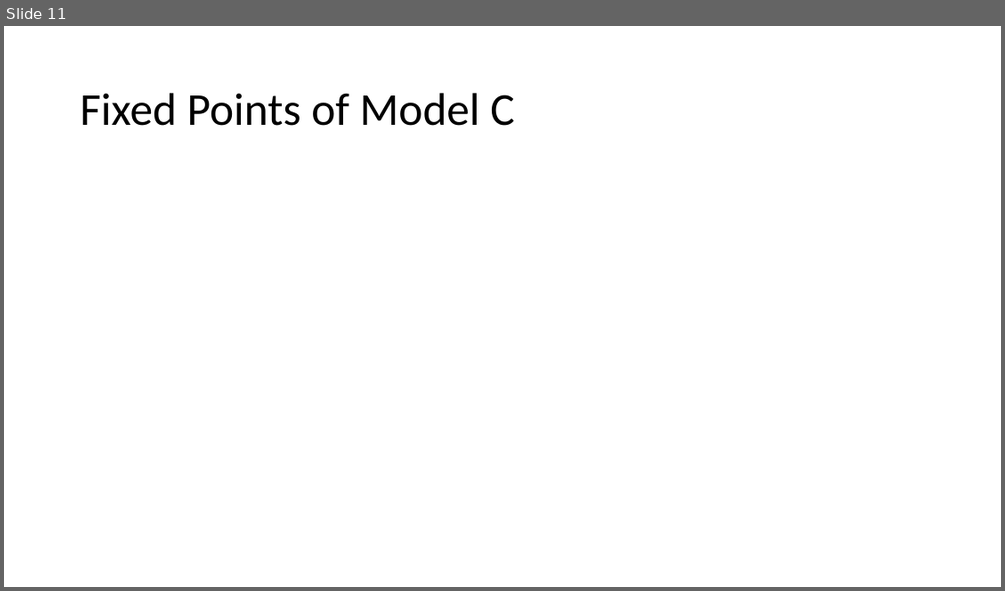
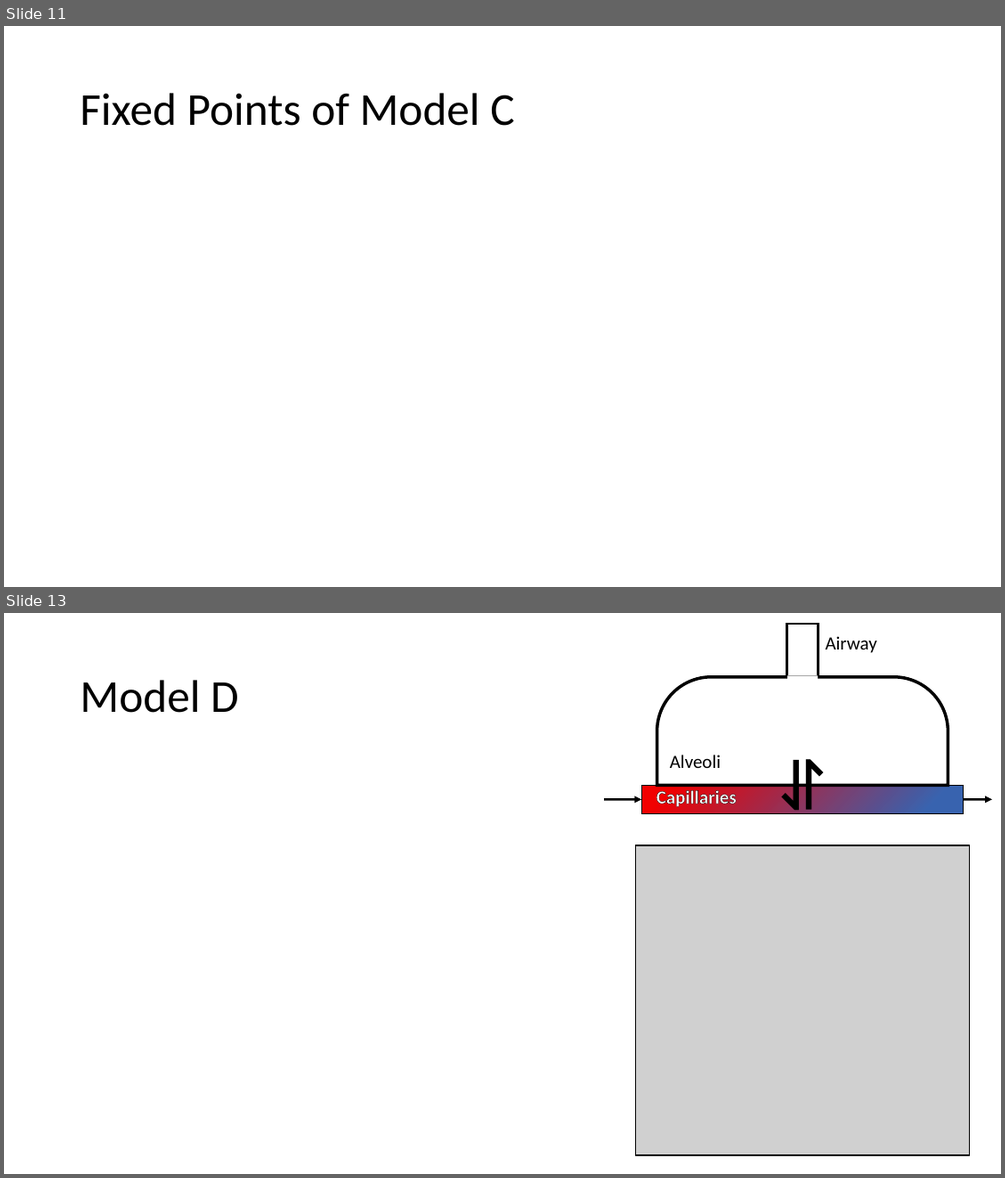
Before and after one commit to beards-lab/simple-VQ-matching-O2-transport, a slide deck: simpleVQ.pptx. Shown one above the other, each under a label of ours: slide 11 before the commit, slides 11 and 13 after it; the slides between them are not shown. The pictures are 1005x591 and 1005x1178 pixels, drawn with LibreOffice and Linux fonts; fonts in the diff are those of the drawing; grey boxes stand for pictures. Boxes give left, top, right and bottom in pixels: in the first picture for what was removed or moved away, otherwise in the second. Text is boxed around its words. In the diff, an @@ line names an element or a change of style, - is before the commit and + after.

Commit message:
Model C and D
sorted out the math for Model's C and D. Scipts now exist to solve the fixed points of these models and generate some nice figures + .gifs to show the dependence on apparent diffusion (D)

```diff
--- a/simpleVQ.pptx
+++ b/simpleVQ.pptx
@@ slide 13 added at <box>4,613,1001,1174</box>, background #FFFFFF @@
@@ title added at <box>80,680,239,713</box>, 44 pt, text #000000 @@
+Model D
@@ group added at <box>605,624,993,821</box>: 4 texts, 3 rectangles, 2 arrows, 1 round same rect @@
+⇋
+Alveoli
+Airway
+Capillaries
@@ picture added at <box>636,845,970,1155</box> @@
```
Also in this commit, not shown: 5 other slides added, 14 other files.
